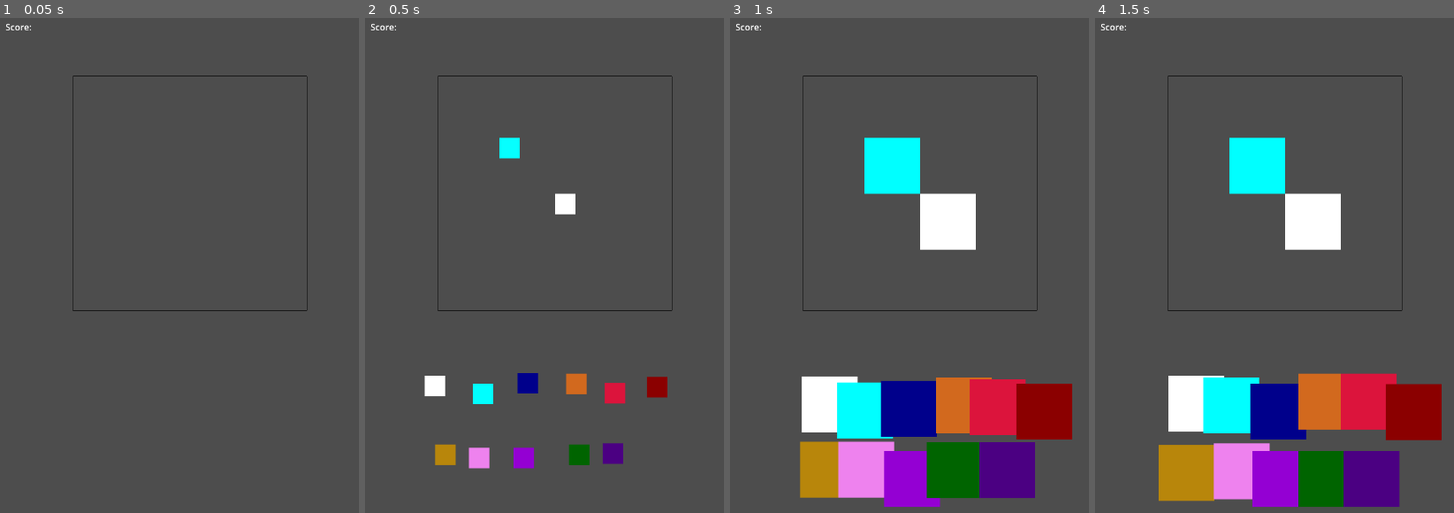
Above: before the commit, frames 1-4 (left to right).
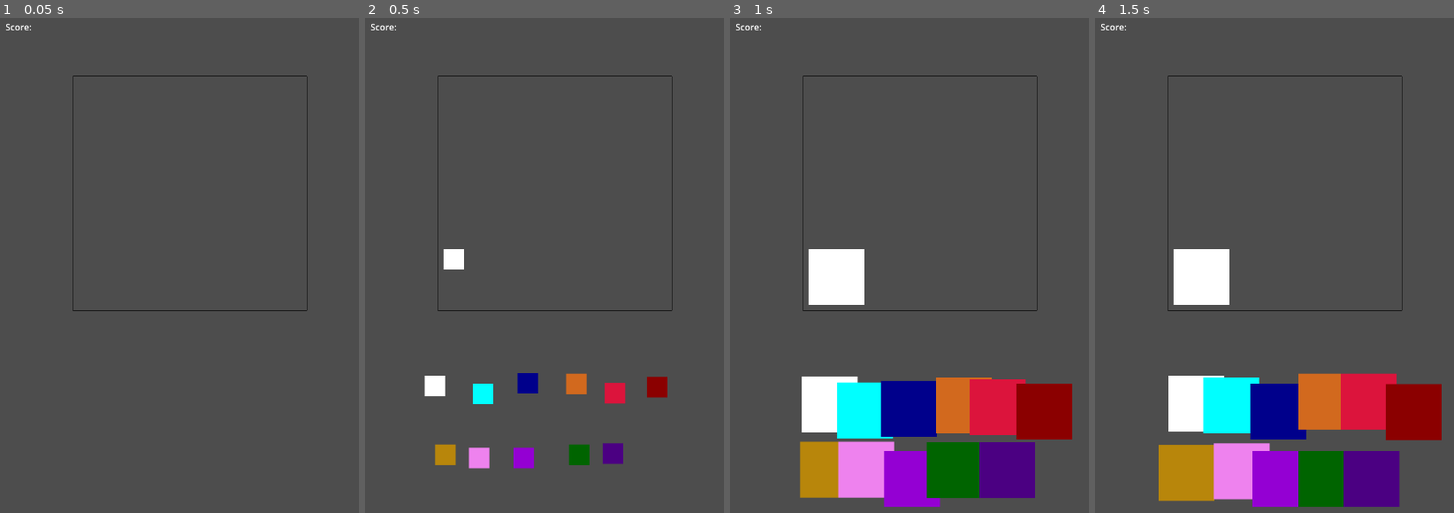
Above: after the commit, the same moments.

Repository: astrale-sharp/2048colored
Game: Godot game, scene res://scn/Main.tscn
Same seed, same stepped clock (60 frames per second), same inputs: the game is played once before the commit and once after it.
Inputs (mouse positions are in pixels of both pictures, inside the frame that each line leads up to):
- Up to frame 1 (0.05 s): no input
- Up to frame 2 (0.5 s): no input
- Up to frame 3 (1 s): tap Enter at 0.5 s; move the mouse to (1006, 324) at 0.52 s; hold . (multi_swipe_down_right) from 0.53 s (still down); tap R at 0.6 s; click (1006, 324) at 0.67 s
- Up to frame 4 (1.5 s): release . (multi_swipe_down_right) at 1.25 s; drag from (1206, 394) to (1263, 503) at 1.27 s

Frame 1 is identical in both runs. In frame 2, 0.7% of the frame differs, in the area x 21-59%, y 24-51%; in frame 3, 5.3%, in the area x 21-69%, y 24-58%; in frame 4, 5.3%.

Commit message:
reduced chance of double blocks

Diff:
--- a/scn/board.gd
+++ b/scn/board.gd
@@ -7,6 +7,7 @@
 
 ## merge blocks more agressively
 @export var recursive := true
+@export var double_chance := 0.25
 
 signal block_moved(from : Vector2i, to : Vector2i)
 signal block_fused(from : Vector2i, to : Vector2i, level_reached)
@@ -46,7 +47,8 @@
 
 ## Adds one or two block of level 1 or (less likely) 2.
 func random_populate():
-	for k in randi_range(1,2):
+	var number = 1 if randf() >= double_chance else 2
+	for k in range(number):
 		var pos = _get_available_tiles()
 		pos = pos.pick_random() if pos != [] else null
 		var level = 0 if randf() <= 0.75 else 1
